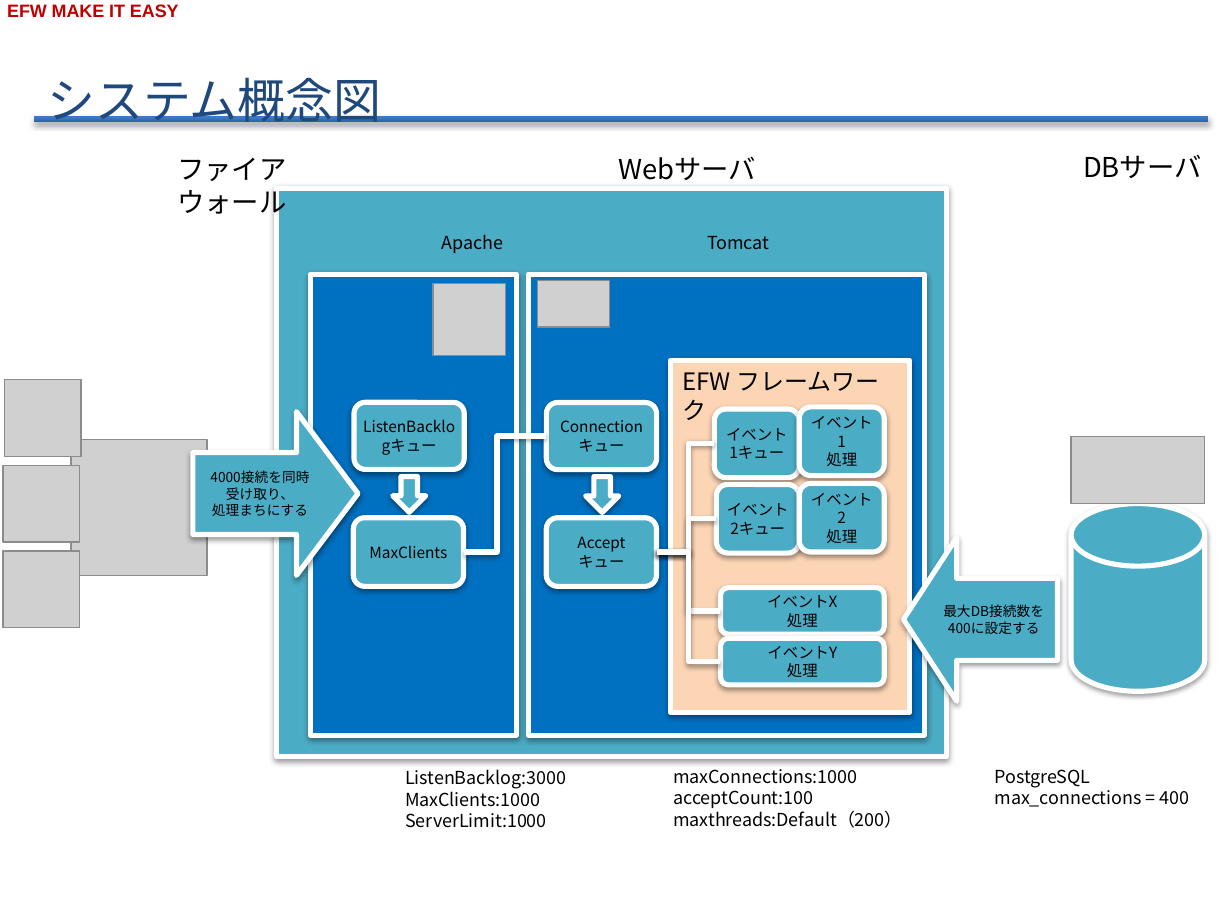
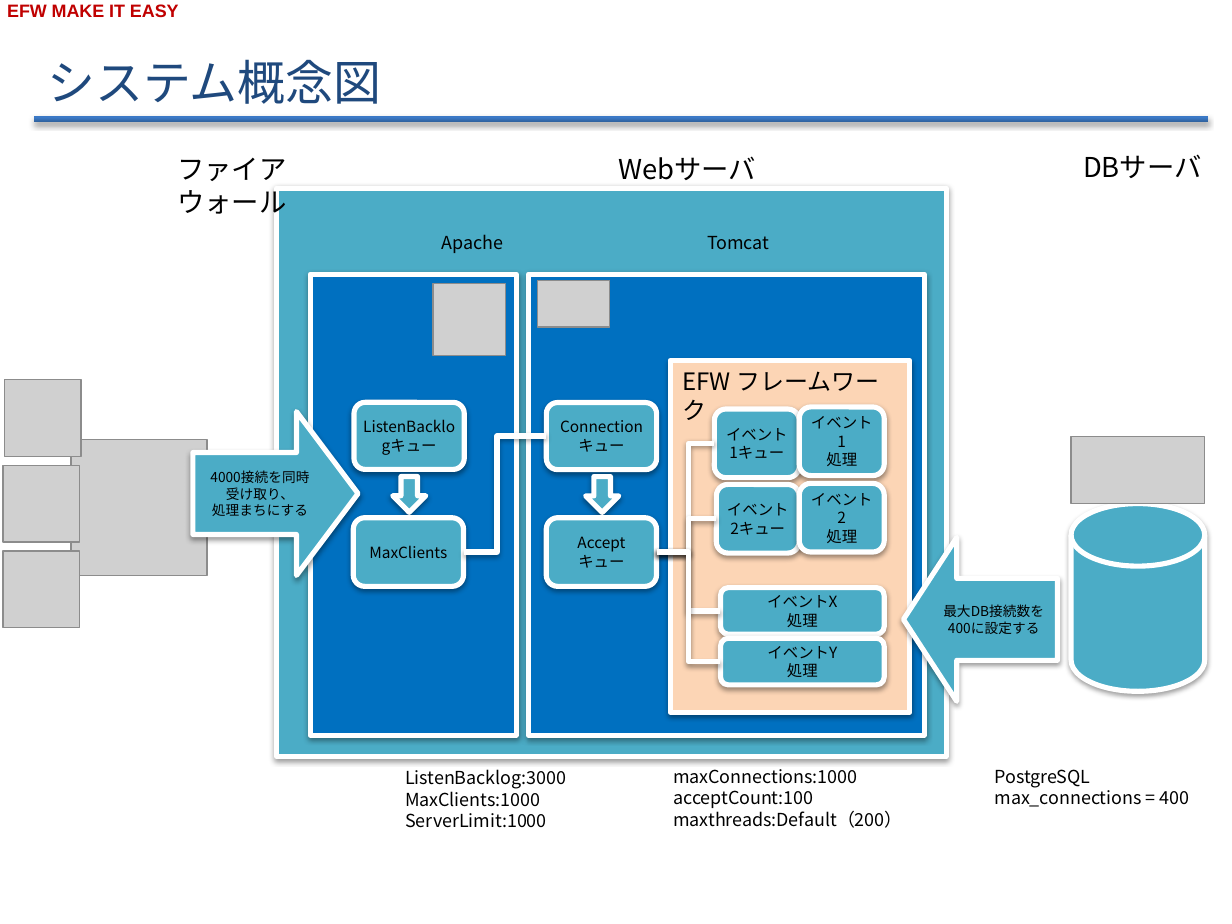
Before and after one commit to efwGrp/efw4_online_ppt, a slide deck: slide 2 of EFW高負荷対応のTomcat Efw環境構築v0.3.pptx. Drawn at 1232x924 pixels with LibreOffice and Linux fonts; fonts in the diff are those of the drawing; grey boxes stand for pictures; background and template pictures are left out. Boxes give left, top, right and bottom in pixels: in the first picture for what was removed or moved away, otherwise in the second. Text is boxed around its words. In the diff, an @@ line names an element or a change of style, - is before the commit and + after.

```diff
--- a/EFW高負荷対応のTomcat Efw環境構築v0.3.pptx
+++ b/EFW高負荷対応のTomcat Efw環境構築v0.3.pptx
@@ title "システム概念図" rewrapped from box(48, 77, 382, 127) to box(48, 59, 382, 104) @@
```
Also in this commit, not shown: 5 other slides changed, 33 other files.
